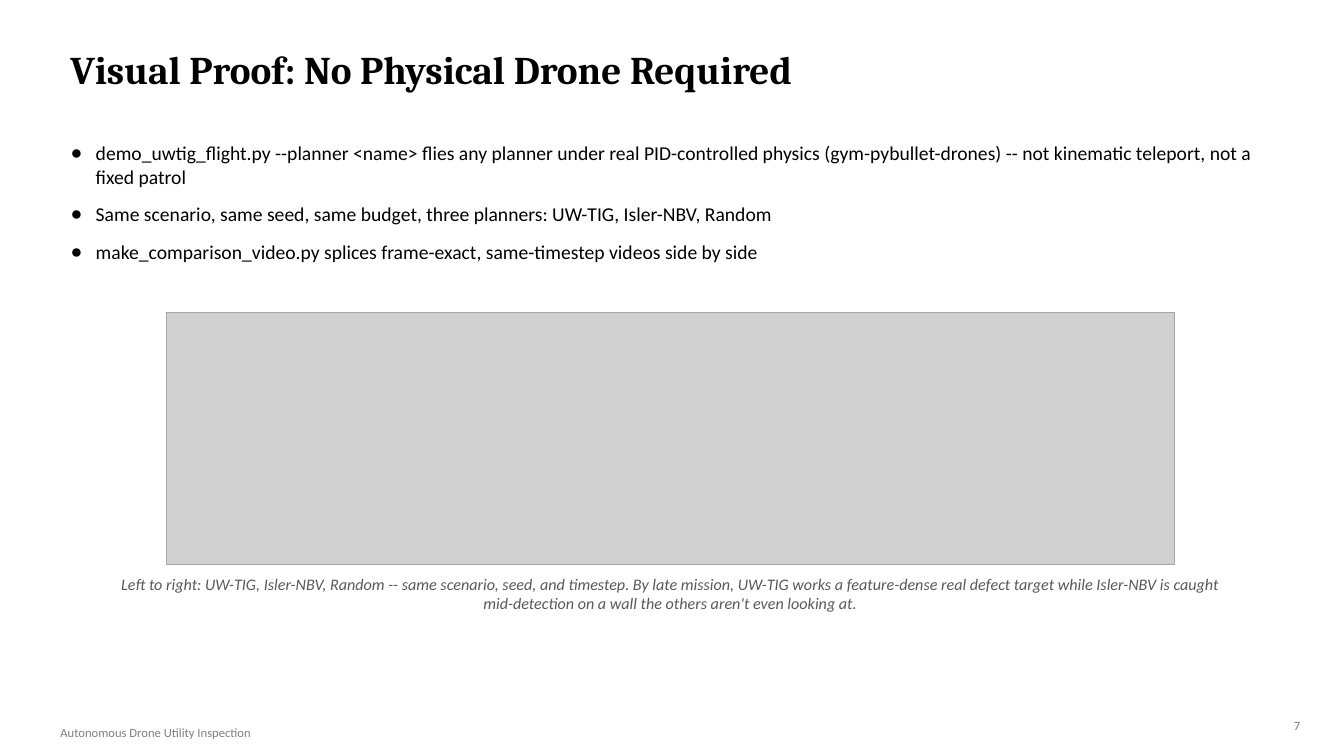
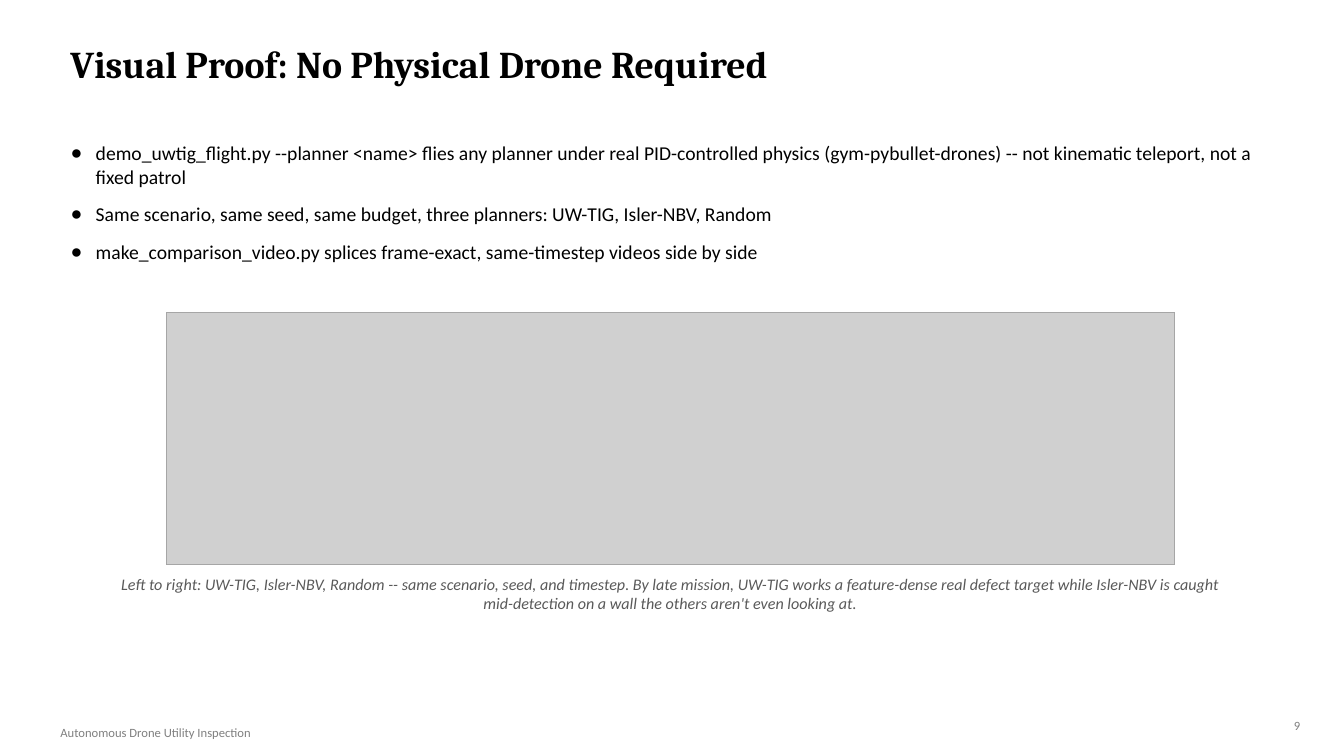
Before and after one commit to DrNeel11/project_work_1, a slide deck: slide 9 of drone-sim-today/Autonomous_Drone_Inspection_Progress.pptx (slide 7 before the commit). Drawn at 1344x756 pixels with LibreOffice and Linux fonts; fonts in the diff are those of the drawing; grey boxes stand for pictures. Boxes give left, top, right and bottom in pixels: in the first picture for what was removed or moved away, otherwise in the second. Text is boxed around its words. In the diff, an @@ line names an element or a change of style, - is before the commit and + after.

```diff
--- a/drone-sim-today/Autonomous_Drone_Inspection_Progress.pptx
+++ b/drone-sim-today/Autonomous_Drone_Inspection_Progress.pptx
@@ title "Visual Proof: No Physical Drone ..." at bbox=[70, 51, 767, 86]: size 28 to 27 pt @@
@@ text at bbox=[1294, 722, 1300, 730]: text changed @@
-7
+9
```
Also in this commit, not shown: 7 other slides changed, 2 slides added, 1 other file.
